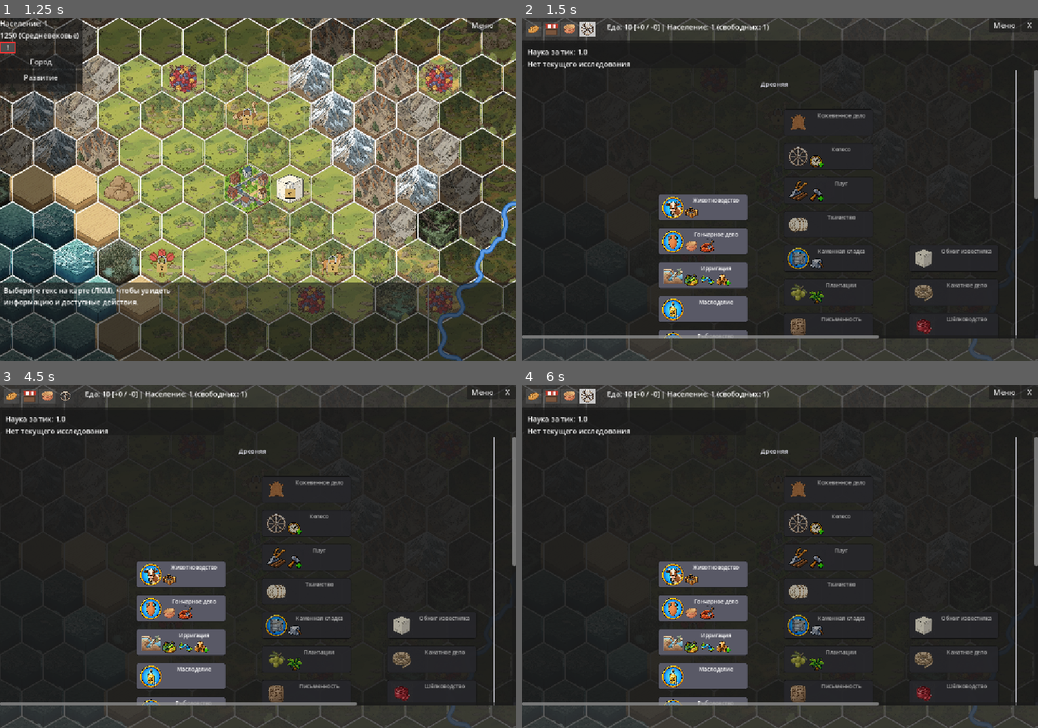
Above: before the commit, frames 1-4 (two rows, left to right).
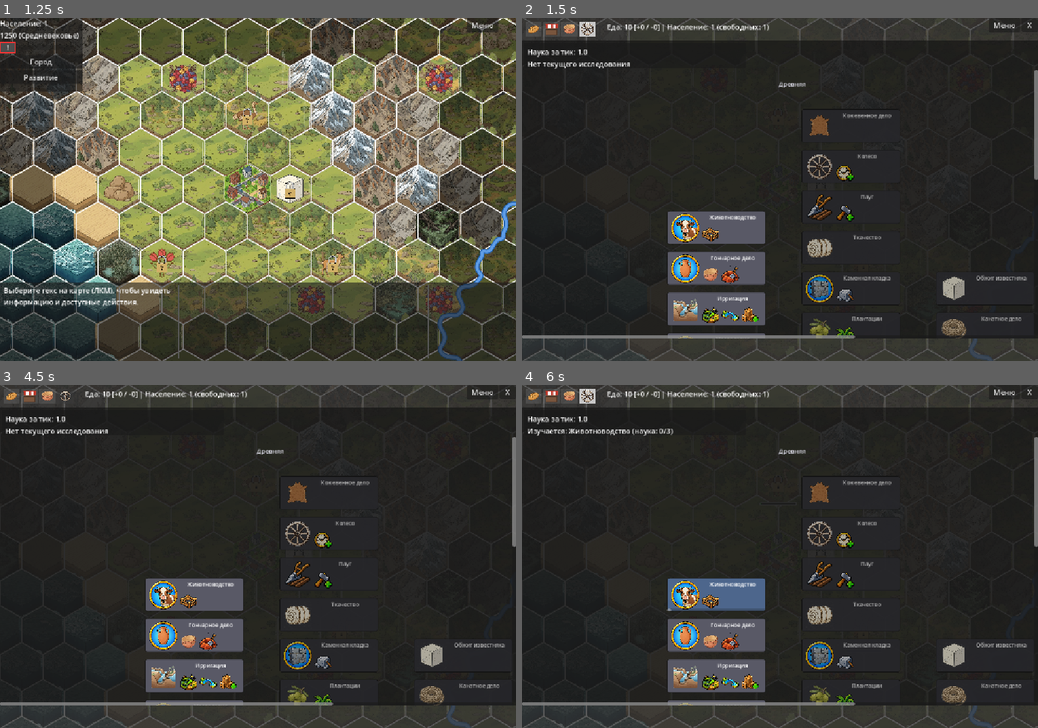
Above: after the commit, the same moments.

Repository: Night-Pryanik/The-City
Game: Godot game, scene res://scenes/main_menu.tscn
Same seed, same stepped clock (60 frames per second), same inputs: the game is played once before the commit and once after it.
Inputs (mouse positions are in pixels of both pictures, inside the frame that each line leads up to):
- Up to frame 1 (1.25 s): click "Новая игра" at 0.5 s
- Up to frame 2 (1.5 s): click (532, 48) at 1.25 s
- Up to frame 3 (4.5 s): click (10, 395) at 2 s; click (30, 395) at 2.75 s; click (46, 395) at 3.5 s; click (67, 395) at 4.25 s
- Up to frame 4 (6 s): click (578, 727) at 5.02 s; click (718, 594) at 5.77 s

Frame 1 is identical in both runs. In frame 2, 11% of the frame differs, in the area x 26-100%, y 15-94%; in frame 3, 11%; in frame 4, 11%, in the area x 1-100%, y 12-94%.

Commit message:
Увеличенные размеры: иконок технологий, иконок открываемого контента, кнопок технологий

Diff:
--- a/scripts/tech_tree.gd
+++ b/scripts/tech_tree.gd
@@ -15,11 +15,11 @@
 # --- Размеры ---
 const COL_GAP: int = 80 # горизонтальный зазор между колонками
 const COL_PADDING: int = 24 # отступ от края _inner
-const BUTTON_WIDTH: int = 200 # фиксированная ширина кнопки
-const BUTTON_HEIGHT: int = 60 # фиксированная высота кнопки
+const BUTTON_WIDTH: int = 220 # фиксированная ширина кнопки
+const BUTTON_HEIGHT: int = 75 # фиксированная высота кнопки
 const BUTTON_VERTICAL_GAP: int = 16 # вертикальный зазор между кнопками в колонке
-const ICON_SIZE: int = 50 # размер иконки технологии
-const UNLOCK_ICON_SIZE: int = 32 # размер иконки открываемого контента на кнопке технологии
+const ICON_SIZE: int = 65 # размер иконки технологии
+const UNLOCK_ICON_SIZE: int = 40 # размер иконки открываемого контента на кнопке технологии
 const UNLOCK_ICONS_MARGIN: int = 3 # расстояние от иконок до границ кнопки
 
 # --- Разделение по эпохам ---
@@ -710,7 +710,7 @@
     row.anchor_bottom = 1.0
     row.offset_top = - (UNLOCK_ICON_SIZE + UNLOCK_ICONS_MARGIN)
     row.offset_bottom = - UNLOCK_ICONS_MARGIN
-    row.offset_left = 8
+    row.offset_left = 22
     row.offset_right = -8
     row.add_theme_constant_override("separation", 4)
     row.alignment = BoxContainer.ALIGNMENT_BEGIN
